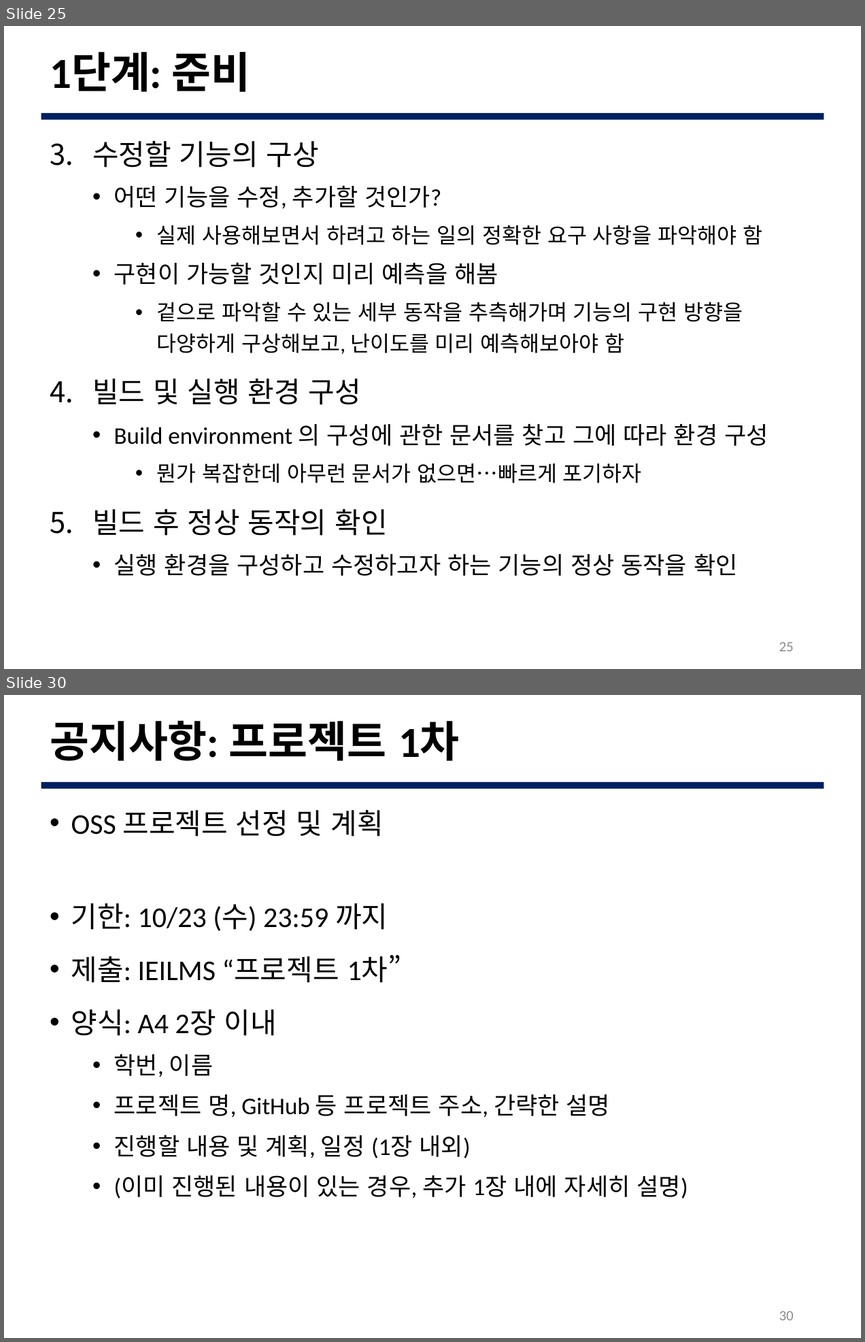
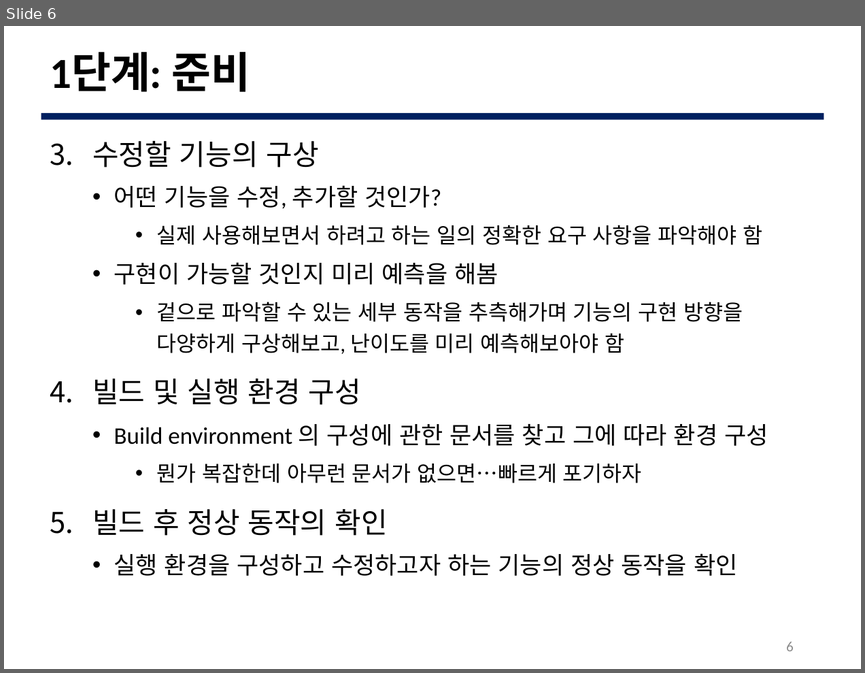
Before and after one commit to JBNU-JEduTools/osscourse, a slide deck: Slides/8. 코드 분석 1.pptx. Shown one above the other, each under a label of ours: slides 25 and 30 before the commit, slide 6 after it; the slides between them are not shown. The pictures are 865x1342 and 865x673 pixels, drawn with LibreOffice and Linux fonts; fonts in the diff are those of the drawing; background and template pictures are left out. Boxes give left, top, right and bottom in pixels: in the first picture for what was removed or moved away, otherwise in the second. Text is boxed around its words. In the diff, an @@ line names an element or a change of style, - is before the commit and + after.

```diff
--- a/Slides/8. 코드 분석 1.pptx
+++ b/Slides/8. 코드 분석 1.pptx
@@ slide 30 removed at (4, 695, 861, 1338), background #FFFFFF; not listed: 1 template element that a slide beside it also shows @@
@@ title removed at (50, 720, 460, 761) @@
-공지사항: 프로젝트 1차
@@ text removed at (71, 810, 687, 1198) @@
-• OSS 프로젝트 선정 및 계획
-• 기한: 10/23 (수) 23:59 까지
-• 제출: IEILMS “프로젝트 1차”
-• 양식: A4 2장 이내
-  • 학번, 이름
-  • 프로젝트 명, GitHub 등 프로젝트 주소, 간략한 설명
-  • 진행할 내용 및 계획, 일정 (1장 내외)
-  • (이미 진행된 내용이 있는 경우, 추가 1장 내에 자세히 설명)
@@ page number removed at (779, 1310, 793, 1320) @@
-30
@@ what was slide 25 is now slide 6 @@
@@ page number at (786, 641, 793, 651): text changed @@
-25
+6
```
Also in this commit, not shown: 9 slides changed, 15 slides added, 39 other slides removed, 5 other files.
